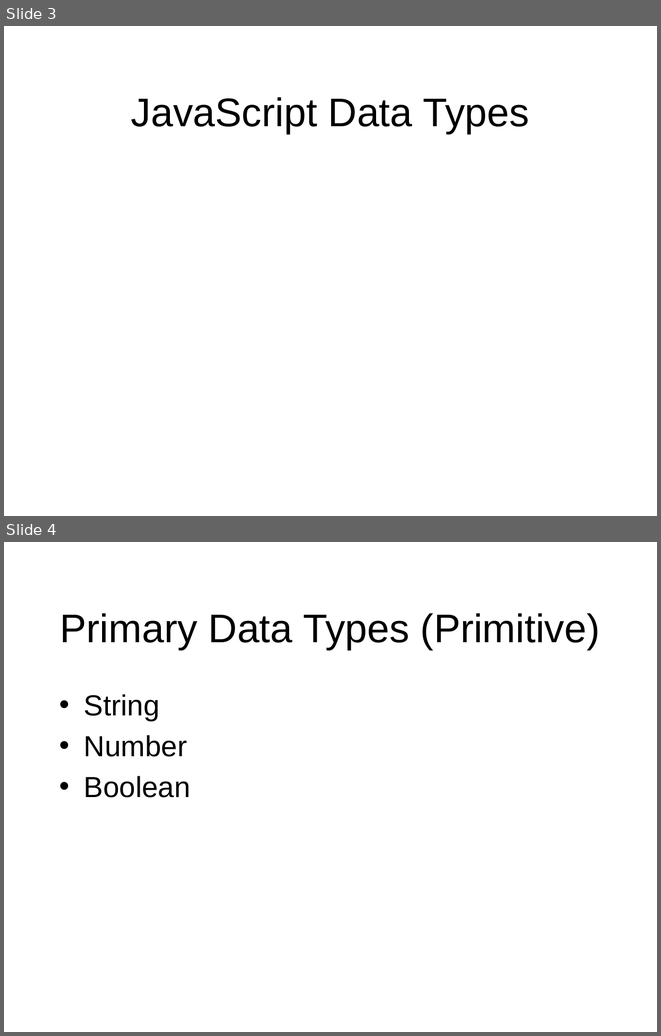
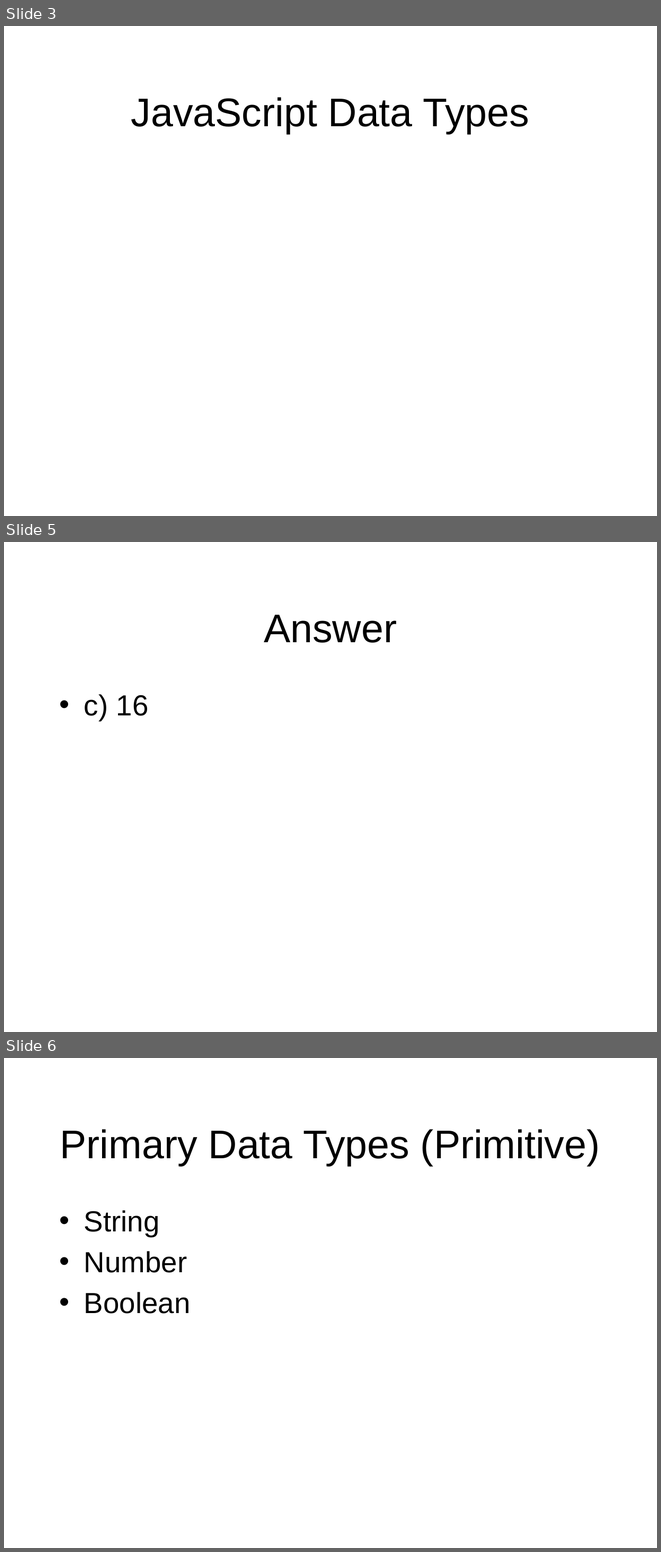
Before and after one commit to octaviordz/zjnu2017.github.io, a slide deck: WAD/lectures/100--Javascript.Syntax.pptx. Shown one above the other, each under a label of ours: slides 3 and 4 before the commit, slides 3, 5 and 6 after it; the slides between them are not shown. The pictures are 661x1036 and 661x1552 pixels, drawn with LibreOffice and Linux fonts; fonts in the diff are those of the drawing. Boxes give left, top, right and bottom in pixels: in the first picture for what was removed or moved away, otherwise in the second. Text is boxed around its words. In the diff, an @@ line names an element or a change of style, - is before the commit and + after.

```diff
--- a/WAD/lectures/100--Javascript.Syntax.pptx
+++ b/WAD/lectures/100--Javascript.Syntax.pptx
@@ slide 5 added at (x1=4, y1=542, x2=657, y2=1032), background #FFFFFF @@
@@ title added at (x1=264, y1=615, x2=397, y2=643), 44 pt, text #000000 @@
+Answer
@@ text added at (x1=84, y1=694, x2=149, y2=721), 32 pt, text #000000 @@
+• c) 16
@@ what was slide 4 is now slide 6 @@
```
Also in this commit, not shown: 4 other slides added, 2 other files.
